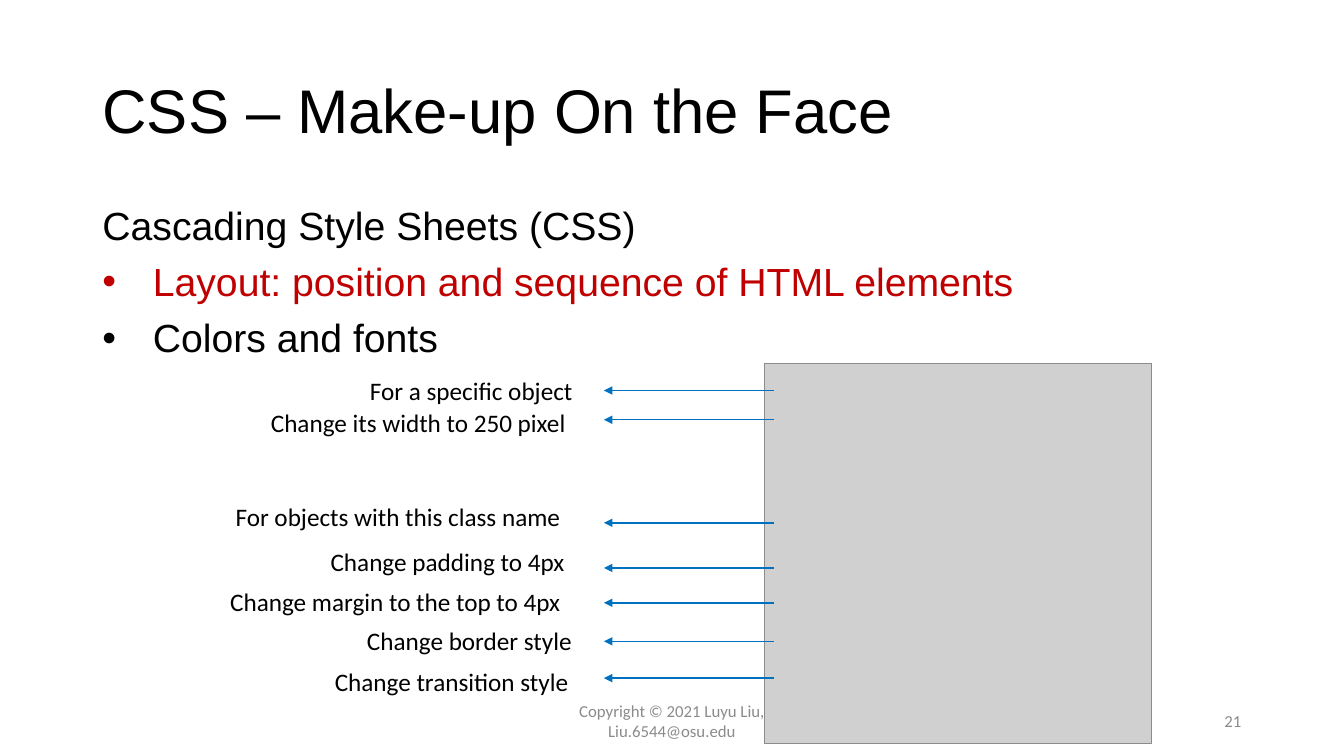
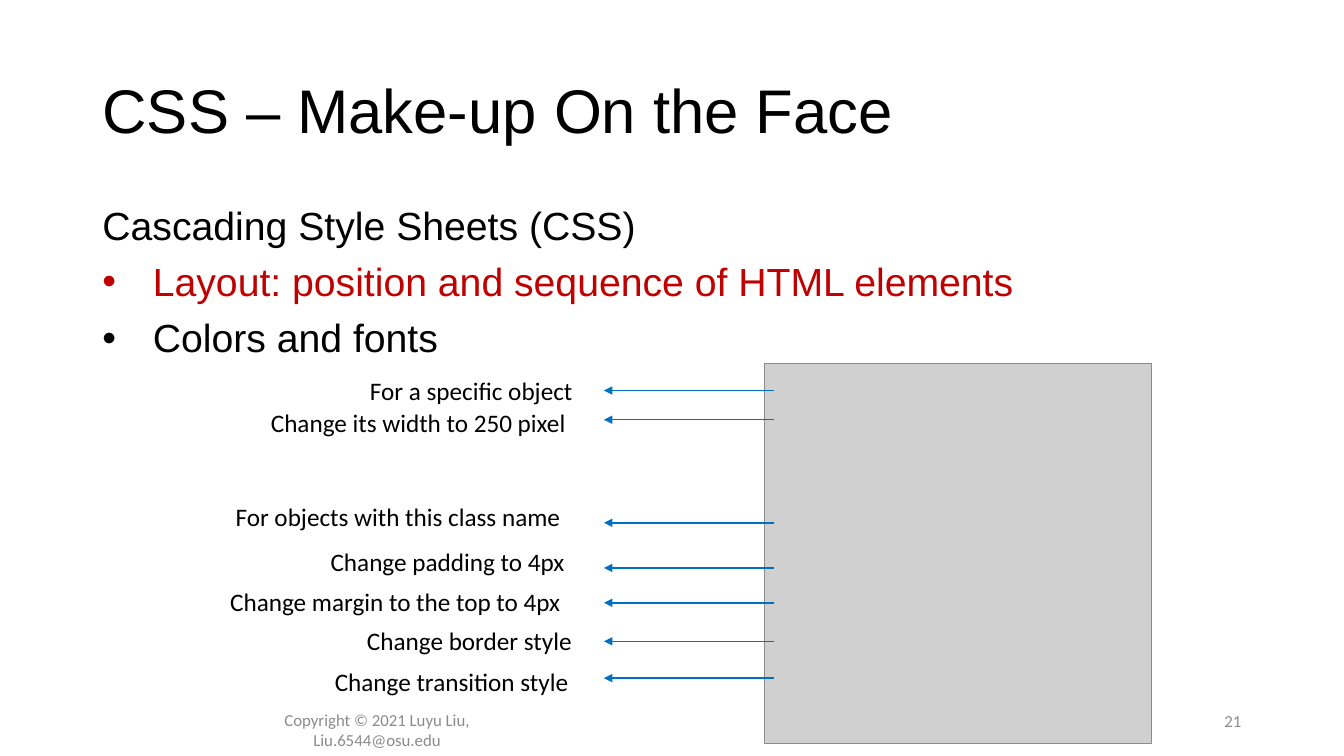
Before and after one commit to xiaohuiliugis/UCGIS-Fullstack-Geovisualization-Workshop, a slide deck: slide 21 of doc/presentation.pptx. Drawn at 1344x756 pixels with LibreOffice and Linux fonts; fonts in the diff are those of the drawing; grey boxes stand for pictures; background and template pictures are left out. Boxes give left, top, right and bottom in pixels: in the first picture for what was removed or moved away, otherwise in the second. Text is boxed around its words. In the diff, an @@ line names an element or a change of style, - is before the commit and + after.

```diff
--- a/doc/presentation.pptx
+++ b/doc/presentation.pptx
@@ text "Copyright © 2021 Luyu Liu,": place and size @@
-text "Copyright © 2021 Luyu Liu," at [579, 705, 764, 739]
+text "Copyright © 2021 Luyu Liu," at [284, 714, 470, 748]
```
Also in this commit, not shown: 17 other slides changed.
